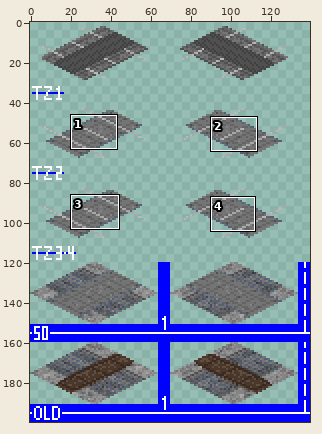
Sprite sheet, stored at gfx/crossings/gfx_crossing_street_stone.png. The picture above shows the old version from afar; the outline marks the close-up.
Close-up. The starting point:
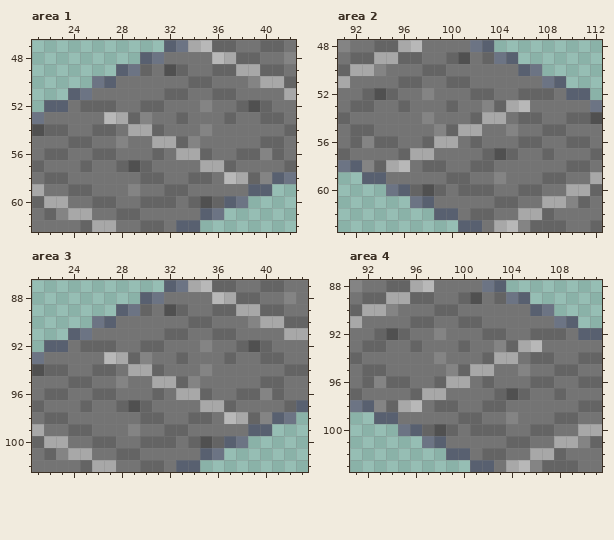
The file is 140x200 pixels. Colours within 5 levels of each other are drawn and written as one. Shown: area 1: x 21..42, y 47..62; area 2: x 91..112, y 48..63; area 3: x 21..43, y 87..102; area 4: x 91..111, y 88..103.
Once edited:
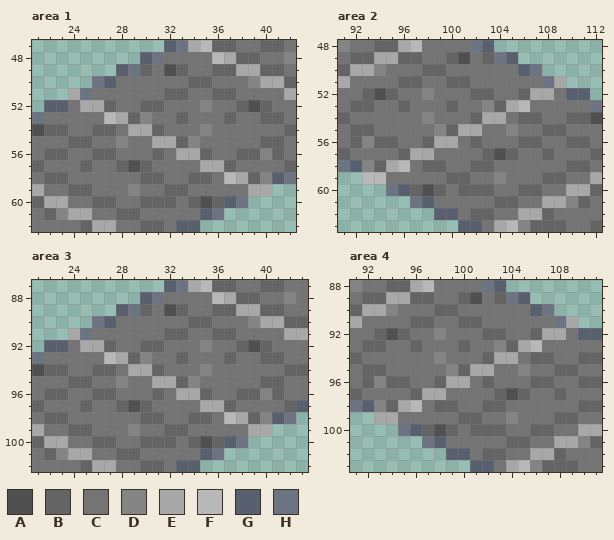
Palette (. is transparent): A #505050  B #646464  C #747474  D #848484  E #a8a8a8  F #b8b8b8  G #586070  H #6c7484
Difference:
Area 1:
y 51: x 24 G -> E
y 52: x 25..26 BB -> EE
y 59: x 39..40 GG -> EE
Area 2:
y 51: x 109 G -> E
y 52: x 107..108 BB -> EE
y 59: x 93..94 GG -> FF
Area 3:
y 91: x 24 G -> E
y 92: x 25..26 BB -> EE
y 99: x 39..40 GG -> EE
Area 4:
y 91: x 109 G -> E
y 92: x 107..108 BB -> EE
y 99: x 93..94 GG -> EE
Changed places in both close-ups, as pixel boxes (x1, y1, x2, y2):
changed: (68, 88, 104, 112)
changed: (248, 184, 272, 196)
changed: (530, 76, 566, 100)
changed: (362, 172, 386, 184)
changed: (68, 328, 104, 352)
changed: (248, 424, 272, 436)
changed: (542, 316, 578, 340)
changed: (374, 412, 398, 424)
